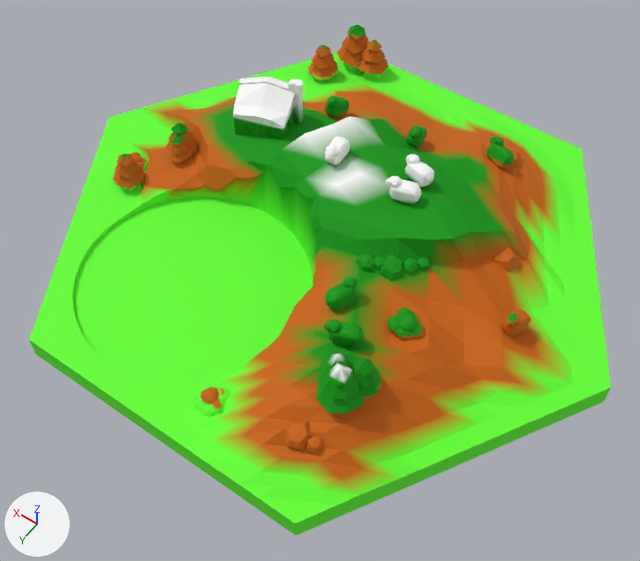
The glTF model public/assets/wool.glb as it was, and as the next commit left it.
The view is the same before and after, from a camera (50 mm lens) standing at (-40.5, 58.7, 85.3) and looking at (-3.0, 6.2, 2.9). The axes (+X, +Y, +Z) are drawn at lower left. The lights are the same throughout. The first picture is the older version. Vertices at exactly the same position are counted once.

In view in the first picture: 'wool'.
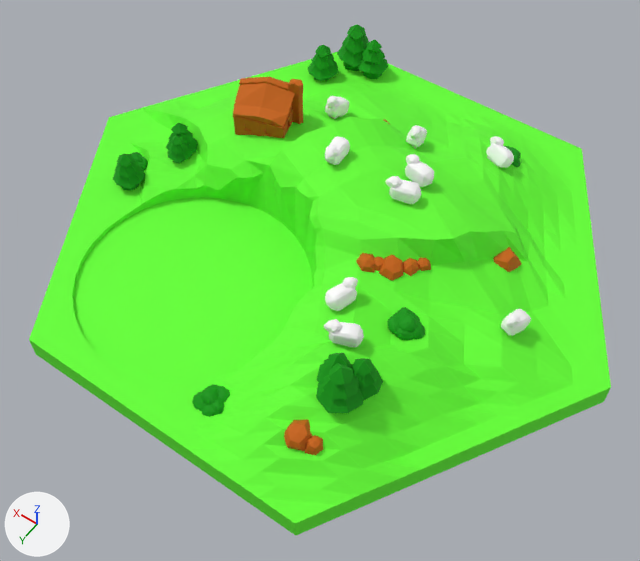
Where the change shows, as pixel boxes [x1, y1, x2, y2] in the pictures (640 x 561 px):
part 1 of me_wool, reshaped
    before: [88, 57, 532, 461]
    after: [145, 99, 465, 461]
part 2 of me_wool, recoloured
    both: [113, 26, 572, 495]

The change, as a diff of the scene's bpy script:
```diff
--- a/public/assets/wool.glb.py
+++ b/public/assets/wool.glb.py
@@ me_wool @@
 # used by ob_wool; location = (0.0, 0.0, 0.0)
-me_wool.from_pydata(...)  # 7126 vertices, 14266 faces; spans x -37.0..37.0, y -32.0..32.0, z 0.0..16.4
+me_wool.from_pydata(...)  # 6510 vertices, 12960 faces; spans x -37.0..37.0, y -32.0..32.0, z 0.0..16.4
+# me_wool part 1: 57 vertices moved within x -16.5..28.3, y -30.4..27.9, z 3.0..13.5; 651 vertices removed from x -24.5..29.2, y -30.8..28.1, z 3.0..13.8; 35 vertices added at x -25.1..28.7, y -22.3..27.9, z 3.1..9.7
+# me_wool part 2: 7262 kept faces spanning x -33.5..34.7, y -31.8..30.0, z 2.4..16.4 get new vertex colours
 me_wool.materials.append(mat_mat_wool)
```
